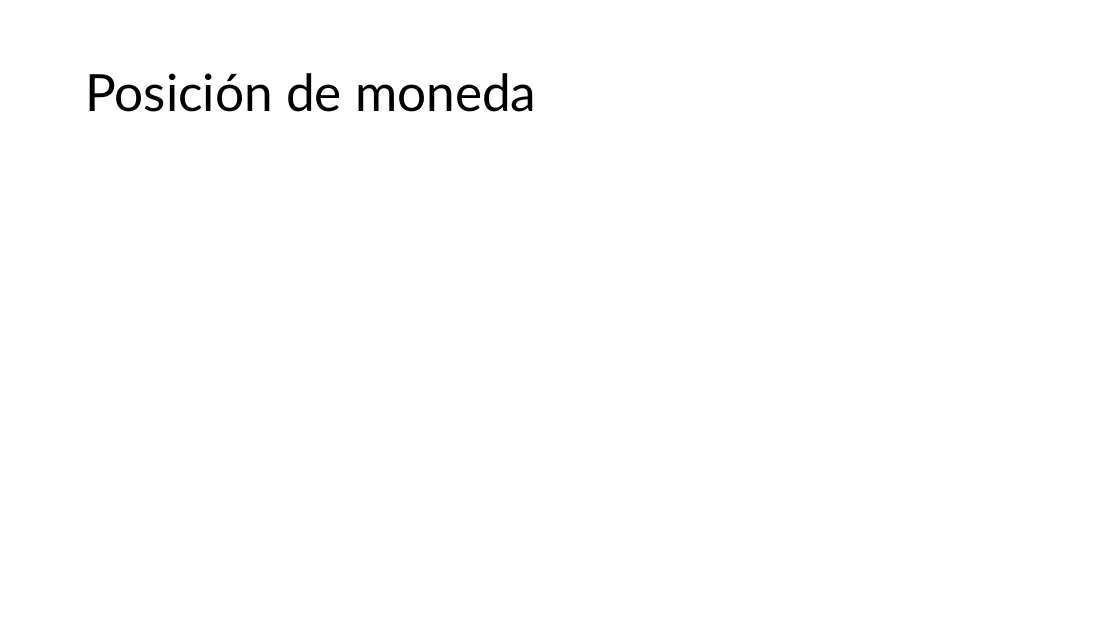
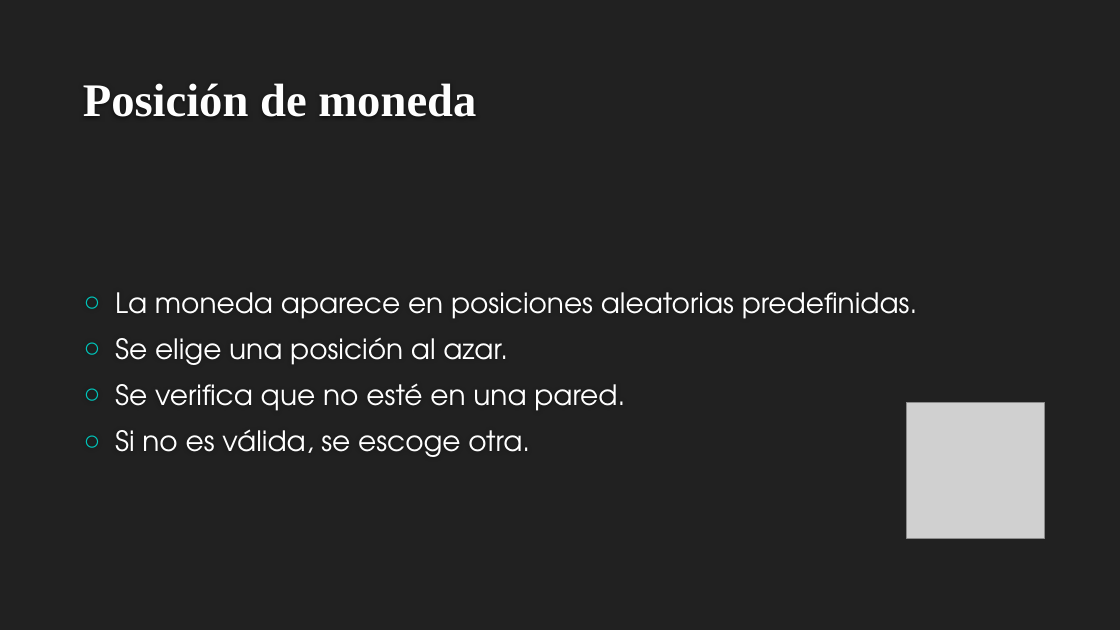
Before and after one commit to ValeriaAlmodovar/MiniProyectoCiic, a slide deck: slide 5 of Explicacion.pptx. Drawn at 1120x630 pixels with LibreOffice and Linux fonts; fonts in the diff are those of the drawing; grey boxes stand for pictures; background and template pictures are left out. Boxes give left, top, right and bottom in pixels: in the first picture for what was removed or moved away, otherwise in the second. Text is boxed around its words. In the diff, an @@ line names an element or a change of style, - is before the commit and + after.

```diff
--- a/Explicacion.pptx
+++ b/Explicacion.pptx
@@ background #FFFFFF to #212121 @@
@@ title "Posición de moneda": place and size @@
-title "Posición de moneda" at (85, 73, 536, 112)
+title "Posición de moneda" at (83, 83, 476, 117)
@@ title "Posición de moneda" at (83, 83, 476, 117): size 44 to 40 pt, font Lato to Times New Roman, text colour #000000 to #FEFEFE, bold on; line spacing 0.9 to 1; vertical alignment middle to bottom @@
@@ text added at (115, 292, 918, 457), 24 pt, text #FFFFFF @@
+○ La moneda aparece en posiciones aleatorias predefinidas.
+○ Se elige una posición al azar.
+○ Se verifica que no esté en una pared.
+○ Si no es válida, se escoge otra.
@@ picture added at (907, 402, 1045, 538) @@
```
Also in this commit, not shown: 8 other slides changed, 1 slide added, 1 slide removed.
